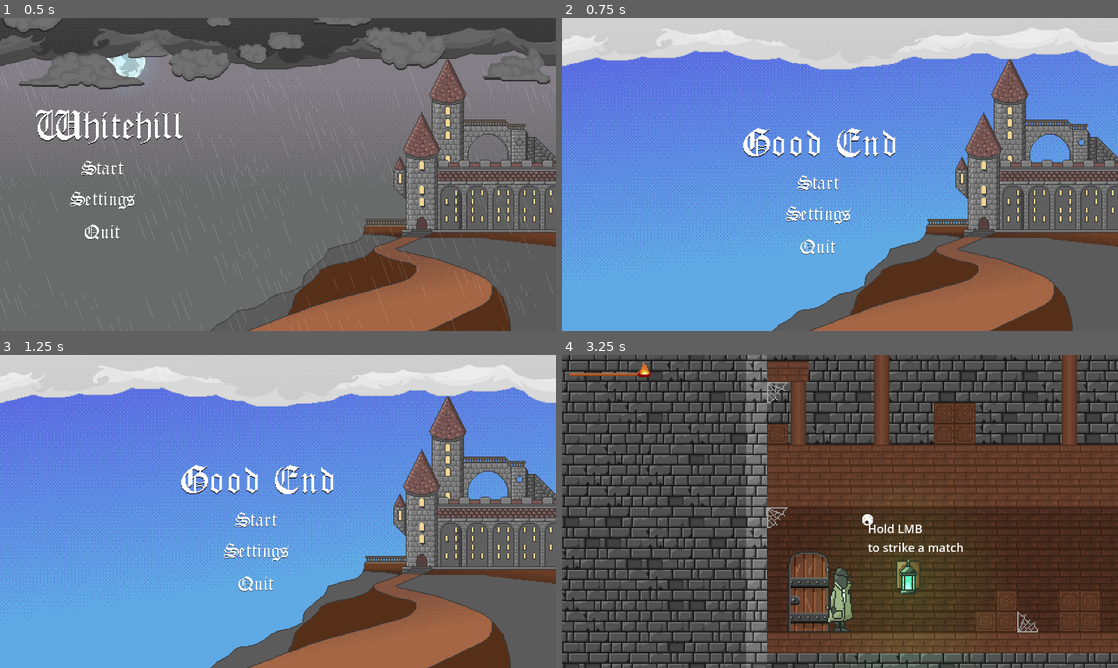
Above: before the commit, frames 1-4 (two rows, left to right).
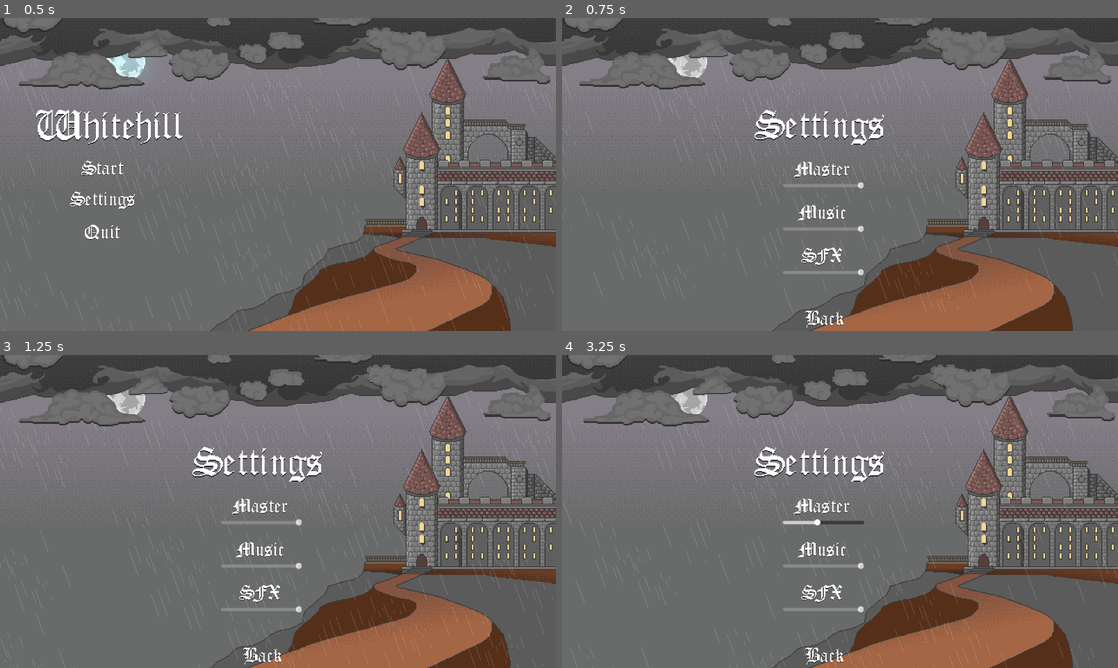
Above: after the commit, the same moments.

Repository: lestercantor/gwj-74---haunted
Game: Godot game, scene res://Art Assets/Art Scenes/MainMenuBackground.tscn
Same seed, same stepped clock (60 frames per second), same inputs: the game is played once before the commit and once after it. This scene is started directly instead of the project's main scene.
Inputs (mouse positions are in pixels of both pictures, inside the frame that each line leads up to; where the layout moved, square brackets give the same spot in the first picture):
- Up to frame 1 (0.5 s): no input
- Up to frame 2 (0.75 s): click (662, 199) at 0.5 s
- Up to frame 3 (1.25 s): no input
- Up to frame 4 (3.25 s): click (823, 655) at 1.27 s; click (662, 536) [817, 552] at 2 s; click (817, 520) at 2.77 s

Frame 1 is identical in both runs. In frame 2, 75% of the frame differs, in the area x 0-100%, y 0-100%; in frame 3, 75%; in frame 4, 85%.

Commit message:
settings menu
also fixed stair collision (the player was slightly incorrectly scaled)

Diff:
--- /dev/null
+++ b/Art Assets/Art Scenes/BackMenu.gd
@@ -0,0 +1,5 @@
+extends Control
+
+
+func _on_back_button_pressed() -> void:
+	get_tree().change_scene_to_file("res://Art Assets/Art Scenes/MainMenuBackground.tscn")
--- a/Art Assets/Art Scenes/MainMenuBackground.tscn
+++ b/Art Assets/Art Scenes/MainMenuBackground.tscn
@@ -53,6 +53,7 @@
 
 [node name="AudioStreamPlayer" type="AudioStreamPlayer" parent="."]
 stream = ExtResource("1_bh1n1")
+volume_db = -25.0
 autoplay = true
 bus = &"Sound Effects"
 
--- a/Art Assets/Art Scenes/SettingsMenu.tscn
+++ b/Art Assets/Art Scenes/SettingsMenu.tscn
@@ -1,7 +1,7 @@
 [gd_scene load_steps=11 format=3 uid="uid://ddwamcjxscnb0"]
 
 [ext_resource type="AudioStream" uid="uid://cmfu28uuswd7y" path="res://Art Assets/Audio/RainLoop.wav" id="1_1nq64"]
-[ext_resource type="PackedScene" uid="uid://bpdn4qiyiuosk" path="res://Art Assets/Art Scenes/Mainmenu.tscn" id="2_epm33"]
+[ext_resource type="PackedScene" uid="uid://bbrgcy6cxhlsv" path="res://Art Assets/Art Scenes/SettingsMenuUI.tscn" id="3_ck6wo"]
 [ext_resource type="Texture2D" uid="uid://bpgkq8y0soeyd" path="res://Art Assets/UI/Settings.png" id="3_od5tt"]
 [ext_resource type="Script" path="res://Art Assets/ArtScripts/CloudMovement.gd" id="4_5vkb5"]
 [ext_resource type="Texture2D" uid="uid://bjeonby6l21pm" path="res://Art Assets/Backgrounds/HighCloudLayer.png" id="5_0k7hi"]
@@ -17,23 +17,20 @@
 stream = ExtResource("1_1nq64")
 volume_db = -25.0
 autoplay = true
+bus = &"Sound Effects"
 
 [node name="CanvasLayer" type="CanvasLayer" parent="."]
 
-[node name="Menu" parent="CanvasLayer" instance=ExtResource("2_epm33")]
-custom_minimum_size = Vector2(250, 250)
-anchor_left = 0.046
-anchor_right = 0.164
-anchor_bottom = 0.673
-offset_left = 436.12
-offset_top = 351.0
-offset_right = 535.08
-offset_bottom = 116.44
-
-[node name="BadEnd" type="Sprite2D" parent="CanvasLayer"]
-position = Vector2(591, 292)
+[node name="Settings" type="Sprite2D" parent="CanvasLayer"]
+position = Vector2(591, 251)
 scale = Vector2(2, 2)
 texture = ExtResource("3_od5tt")
+
+[node name="Menu" parent="CanvasLayer" instance=ExtResource("3_ck6wo")]
+offset_left = 508.0
+offset_top = 323.0
+offset_right = 508.104
+offset_bottom = 322.728
 
 [node name="ParallaxBackground" type="ParallaxBackground" parent="."]
 
--- /dev/null
+++ b/Art Assets/Art Scenes/SettingsMenuUI.tscn
@@ -0,0 +1,86 @@
+[gd_scene load_steps=8 format=3 uid="uid://bbrgcy6cxhlsv"]
+
+[ext_resource type="Script" path="res://Art Assets/ArtScripts/AudioSlider.gd" id="1_2yuu7"]
+[ext_resource type="Texture2D" uid="uid://das6fy6abvf4d" path="res://Art Assets/UI/Master.png" id="1_3ahdy"]
+[ext_resource type="Script" path="res://Art Assets/Art Scenes/BackMenu.gd" id="1_mo7rk"]
+[ext_resource type="FontFile" uid="uid://bcab12gimgui0" path="res://Art Assets/Fonts/OldLondon.ttf" id="2_vn2nr"]
+[ext_resource type="Texture2D" uid="uid://cgu253nvaxum3" path="res://Art Assets/UI/SFX.png" id="3_5tsul"]
+[ext_resource type="Texture2D" uid="uid://dg8wdw0ilnopv" path="res://Art Assets/UI/Music.png" id="4_c2tdr"]
+[ext_resource type="Texture2D" uid="uid://d1shn8jomfi46" path="res://Art Assets/UI/Back.png" id="6_huu3m"]
+
+[node name="Menu" type="Control"]
+layout_mode = 3
+anchor_right = 0.098
+anchor_bottom = 0.164
+offset_right = 0.103996
+offset_bottom = -0.272003
+grow_horizontal = 2
+grow_vertical = 2
+script = ExtResource("1_mo7rk")
+
+[node name="VBoxContainer" type="VBoxContainer" parent="."]
+clip_contents = true
+layout_mode = 2
+offset_right = 193.675
+offset_bottom = 300.0
+size_flags_horizontal = 0
+theme_override_constants/separation = 15
+
+[node name="Master" type="Sprite2D" parent="VBoxContainer"]
+texture = ExtResource("1_3ahdy")
+centered = false
+
+[node name="Master" type="HSlider" parent="VBoxContainer/Master"]
+offset_top = 54.0
+offset_right = 188.0
+offset_bottom = 70.0
+max_value = 1.0
+step = 0.001
+value = 1.0
+script = ExtResource("1_2yuu7")
+bus_name = "Master"
+
+[node name="Music" type="Sprite2D" parent="VBoxContainer"]
+position = Vector2(0, 100)
+texture = ExtResource("4_c2tdr")
+centered = false
+
+[node name="Music" type="HSlider" parent="VBoxContainer/Music"]
+offset_top = 54.0
+offset_right = 188.0
+offset_bottom = 70.0
+max_value = 1.0
+step = 0.001
+value = 1.0
+script = ExtResource("1_2yuu7")
+bus_name = "Music/Ambience"
+
+[node name="SFX" type="Sprite2D" parent="VBoxContainer"]
+position = Vector2(0, 200)
+texture = ExtResource("3_5tsul")
+centered = false
+
+[node name="SFX" type="HSlider" parent="VBoxContainer/SFX"]
+offset_top = 54.0
+offset_right = 188.0
+offset_bottom = 70.0
+max_value = 1.0
+step = 0.001
+value = 1.0
+script = ExtResource("1_2yuu7")
+bus_name = "Sound Effects"
+
+[node name="BackButton" type="Button" parent="."]
+layout_mode = 2
+offset_top = 340.0
+offset_right = 193.0
+offset_bottom = 398.0
+focus_mode = 0
+theme_override_fonts/font = ExtResource("2_vn2nr")
+theme_override_font_sizes/font_size = 50
+icon = ExtResource("6_huu3m")
+flat = true
+alignment = 0
+icon_alignment = 1
+
+[connection signal="pressed" from="BackButton" to="." method="_on_back_button_pressed"]
--- /dev/null
+++ b/Art Assets/ArtScripts/AudioSlider.gd
@@ -0,0 +1,24 @@
+extends HSlider
+
+
+@export
+var bus_name: String
+
+var bus_index: int
+
+
+func _ready() -> void:
+	bus_index = AudioServer.get_bus_index(bus_name)
+	value_changed.connect(_on_value_changed)
+
+	value = db_to_linear(
+		AudioServer.get_bus_volume_db(bus_index)
+
+	)
+
+
+func _on_value_changed(value: float) -> void:
+	AudioServer.set_bus_volume_db(
+		bus_index,
+		linear_to_db(value)
+		)
--- a/Art Assets/ArtScripts/mainmenu.gd
+++ b/Art Assets/ArtScripts/mainmenu.gd
@@ -13,4 +13,4 @@
 
 
 func _on_settings_button_pressed() -> void:
-	get_tree().change_scene_to_file("res://Art Assets/Art Scenes/GoodEndScene.tscn")
+	get_tree().change_scene_to_file("res://Art Assets/Art Scenes/SettingsMenu.tscn")
--- a/Level/Level.tscn
+++ b/Level/Level.tscn
@@ -120,7 +120,7 @@
 5:3/1/physics_layer_0/polygon_0/points = PackedVector2Array(-8, -8, -8, 8, 8, 8, 8, -8)
 7:2/next_alternative_id = 2
 7:2/0 = 0
-7:2/0/physics_layer_0/polygon_0/points = PackedVector2Array(-8, 8, -8, -8, -6.75, -8, 8, 8)
+7:2/0/physics_layer_0/polygon_0/points = PackedVector2Array(-8, 8, -8, -8, 8, 8)
 8:2/next_alternative_id = 2
 8:2/0 = 0
 8:2/0/physics_layer_0/polygon_0/points = PackedVector2Array(-8, -8, -8, 8, 8, 8)
@@ -140,7 +140,7 @@
 fill_from = Vector2(0.504274, 0.512821)
 fill_to = Vector2(1, 0.0641026)
 
-[node name="Node2D" type="Node2D"]
+[node name="Node2D2" type="Node2D"]
 
 [node name="GameplayManager" type="Node" parent="."]
 process_mode = 3
@@ -148,6 +148,7 @@
 
 [node name="AudioStreamPlayer" type="AudioStreamPlayer" parent="."]
 stream = ExtResource("1_vxbm7")
+volume_db = -25.0
 pitch_scale = 0.25
 autoplay = true
 bus = &"Music/Ambience"
@@ -178,10 +179,9 @@
 visible = false
 
 [node name="CanvasModulate" type="CanvasModulate" parent="."]
-visible = false
 position = Vector2(0, 192)
 scale = Vector2(3, 3)
-color = Color(0.0768358, 0.0768358, 0.0768358, 1)
+color = Color(0.169245, 0.169245, 0.169245, 1)
 
 [node name="TileMap" type="TileMap" parent="."]
 z_index = -20
--- a/Pause Menu/PauseMenu.tscn
+++ b/Pause Menu/PauseMenu.tscn
@@ -47,3 +47,6 @@
 custom_minimum_size = Vector2(0, 40)
 layout_mode = 2
 text = "Main Menu"
+
+[connection signal="pressed" from="Panel/VBoxContainer/Resume" to="." method="_on_resume_pressed"]
+[connection signal="pressed" from="Panel/VBoxContainer/MainMenu" to="." method="_on_main_menu_pressed"]
--- a/Pause Menu/pause_menu.gd
+++ b/Pause Menu/pause_menu.gd
@@ -6,3 +6,13 @@
 			hide()
 		Node.NOTIFICATION_UNPAUSED:
 			show()
+
+
+
+func _on_main_menu_pressed() -> void:
+	get_tree().paused = false
+	get_tree().change_scene_to_file("res://Art Assets/Art Scenes/MainMenuBackground.tscn")
+
+
+func _on_resume_pressed() -> void:
+	get_tree().paused = false
--- a/Player/player.tscn
+++ b/Player/player.tscn
@@ -113,7 +113,7 @@
 radius = 11.5109
 
 [node name="Player" type="CharacterBody2D"]
-scale = Vector2(2.01805, 2)
+scale = Vector2(1.75, 1.75)
 collision_layer = 2
 collision_mask = 5
 floor_constant_speed = true
--- a/default_bus_layout.tres
+++ b/default_bus_layout.tres
@@ -1,20 +1,25 @@
-[gd_resource type="AudioBusLayout" load_steps=2 format=3 uid="uid://c2ex4tbd83p12"]
+[gd_resource type="AudioBusLayout" load_steps=3 format=3 uid="uid://c2ex4tbd83p12"]
+
+[sub_resource type="AudioEffectHardLimiter" id="AudioEffectHardLimiter_0mlj6"]
+resource_name = "HardLimiter"
 
 [sub_resource type="AudioEffectReverb" id="AudioEffectReverb_2lkf4"]
 resource_name = "Reverb"
 
 [resource]
+bus/0/effect/0/effect = SubResource("AudioEffectHardLimiter_0mlj6")
+bus/0/effect/0/enabled = true
 bus/1/name = &"Sound Effects"
 bus/1/solo = false
 bus/1/mute = false
 bus/1/bypass_fx = false
-bus/1/volume_db = -50.3433
+bus/1/volume_db = 0.0
 bus/1/send = &"Master"
 bus/2/name = &"Music/Ambience"
 bus/2/solo = false
 bus/2/mute = false
 bus/2/bypass_fx = false
-bus/2/volume_db = -34.9953
+bus/2/volume_db = 0.0
 bus/2/send = &"Master"
 bus/2/effect/0/effect = SubResource("AudioEffectReverb_2lkf4")
 bus/2/effect/0/enabled = true
Binary file added: Art Assets/UI/Back.png
Not shown, added: Art Assets/UI/Back.png.import
Binary file added: Art Assets/UI/Master.png
Not shown, added: Art Assets/UI/Master.png.import
Binary file added: Art Assets/UI/Music.png
Not shown, added: Art Assets/UI/Music.png.import
Binary file added: Art Assets/UI/SFX.png
Not shown, added: Art Assets/UI/SFX.png.import
